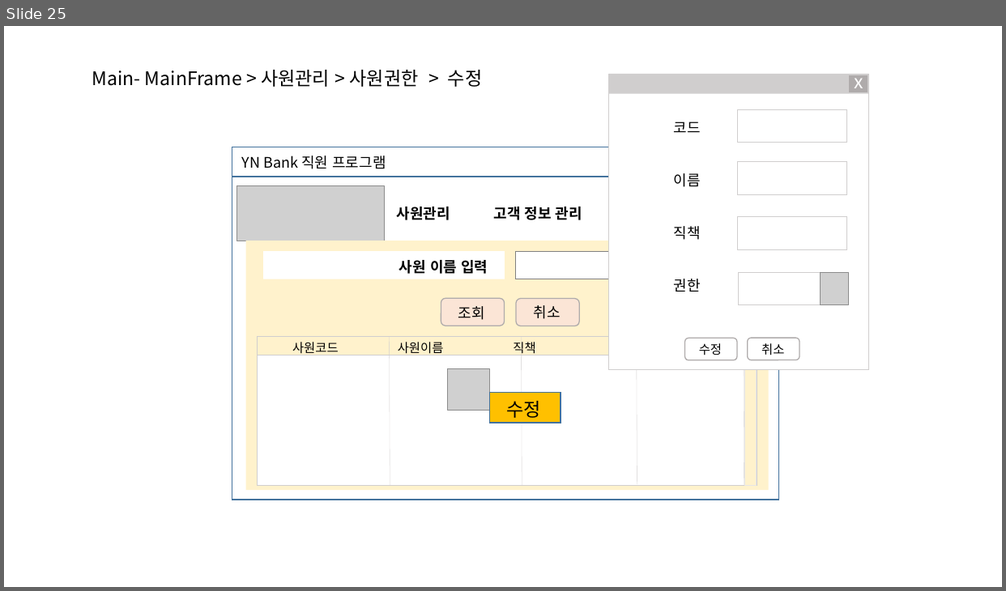
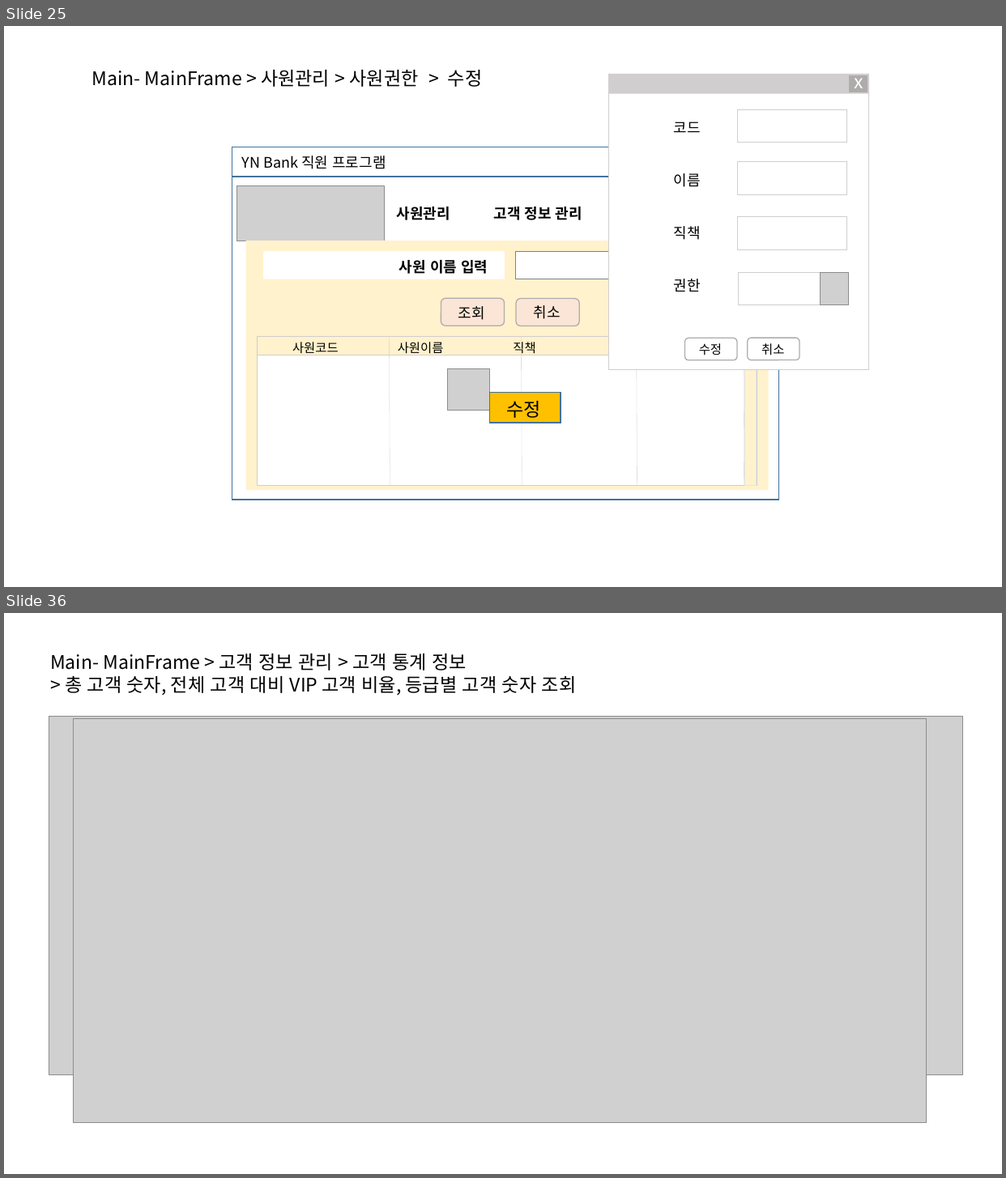
Before and after one commit to DaeguIT-MinSuKim/yi_java3st_2team, a slide deck: file/NEW UI 설계화면.pptx. Shown one above the other, each under a label of ours: slide 25 before the commit, slides 25 and 36 after it; the slides between them are not shown. The pictures are 1006x591 and 1006x1178 pixels, drawn with LibreOffice and Linux fonts; fonts in the diff are those of the drawing; grey boxes stand for pictures; background and template pictures are left out. Boxes give left, top, right and bottom in pixels: in the first picture for what was removed or moved away, otherwise in the second. Text is boxed around its words. In the diff, an @@ line names an element or a change of style, - is before the commit and + after.

Commit message:
고객팀 / 1. UI 설계화면 작성 2. 화면 설계 작성 3. 고객개인정보, 상품 추가시 중복체크 기능 추가

```diff
--- a/file/NEW UI 설계화면.pptx
+++ b/file/NEW UI 설계화면.pptx
@@ slide 36 added at (4,613,1002,1174), background #FFFFFF @@
@@ text added at (50,653,577,695), 18 pt, text #000000 @@
+Main- MainFrame > 고객 정보 관리 > 고객 통계 정보
+> 총 고객 숫자, 전체 고객 대비 VIP 고객 비율, 등급별 고객 숫자 조회
@@ picture added at (49,717,963,1075) @@
@@ picture added at (73,718,927,1122) @@
@@ picture added at (187,718,799,1102) @@
```
Also in this commit, not shown: 20 other slides added, 11 other files.
